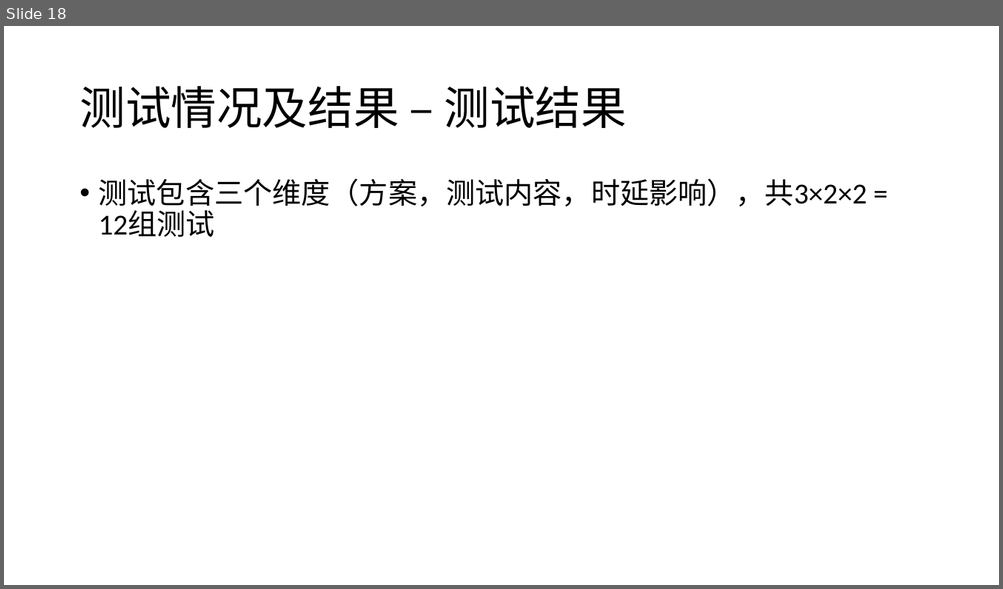
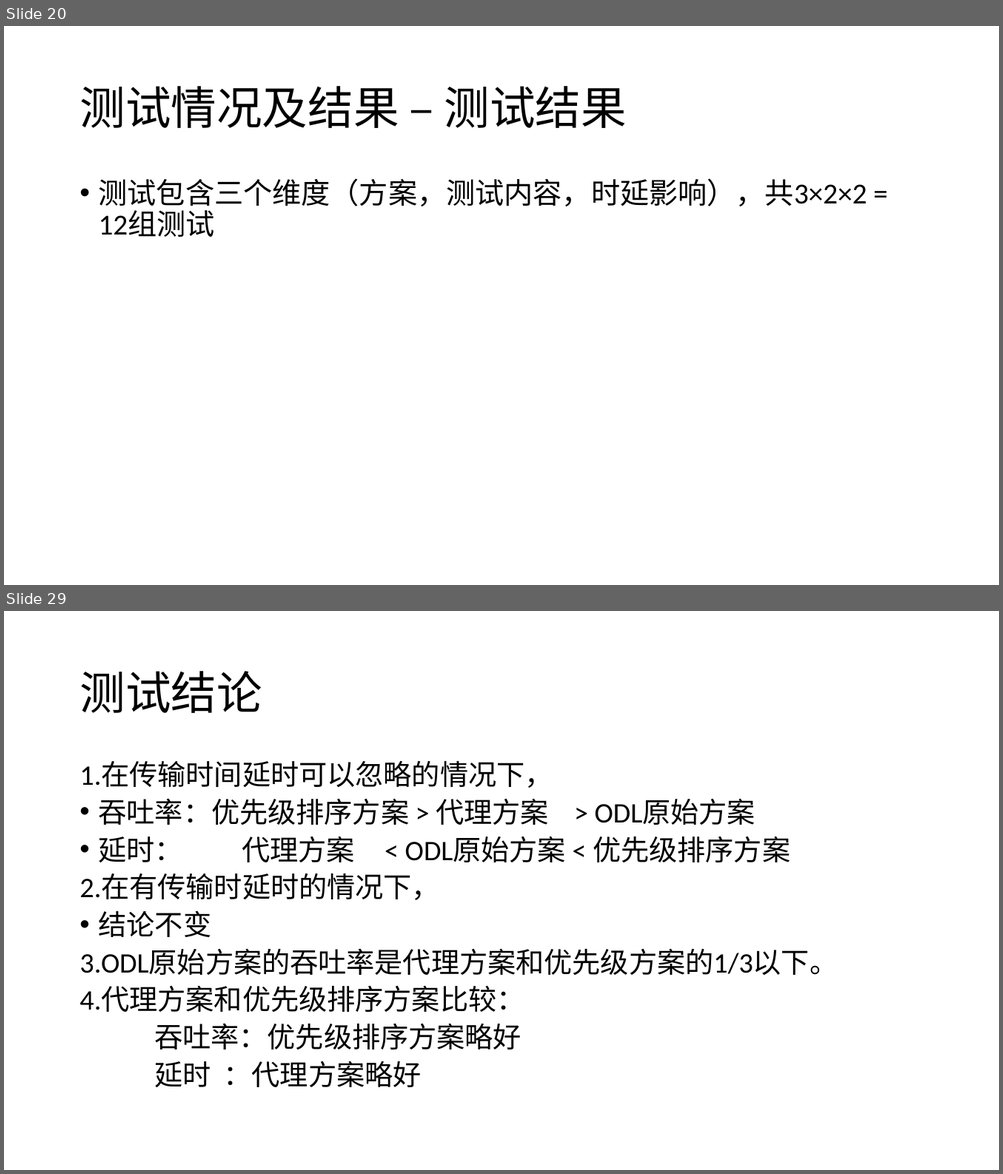
Before and after one commit to fhydralisk/report_hw, a slide deck: 1.15-odl 2pc simulate.pptx. Shown one above the other, each under a label of ours: slide 18 before the commit, slides 20 and 29 after it; the slides between them are not shown. The pictures are 1003x589 and 1003x1174 pixels, drawn with LibreOffice and Linux fonts; fonts in the diff are those of the drawing. Boxes give left, top, right and bottom in pixels: in the first picture for what was removed or moved away, otherwise in the second. Text is boxed around its words. In the diff, an @@ line names an element or a change of style, - is before the commit and + after.

```diff
--- a/1.15-odl 2pc simulate.pptx
+++ b/1.15-odl 2pc simulate.pptx
@@ slide 29 added at bbox=[4, 611, 999, 1170], background #FFFFFF @@
@@ title added at bbox=[79, 671, 262, 713], 44 pt, text #000000 @@
+测试结论
@@ text added at bbox=[79, 761, 837, 1088], 27.3 pt, text #000000 @@
+1.在传输时间延时可以忽略的情况下，
+• 吞吐率：优先级排序方案 > 代理方案 > ODL原始方案
+• 延时： 代理方案 < ODL原始方案 < 优先级排序方案
+2.在有传输时延时的情况下，
+• 结论不变
+3.ODL原始方案的吞吐率是代理方案和优先级方案的1/3以下。
+4.代理方案和优先级排序方案比较：
+吞吐率：优先级排序方案略好
+延时 ：代理方案略好
@@ what was slide 18 is now slide 20 @@
```
Also in this commit, not shown: 10 slides changed, 3 other slides added.
